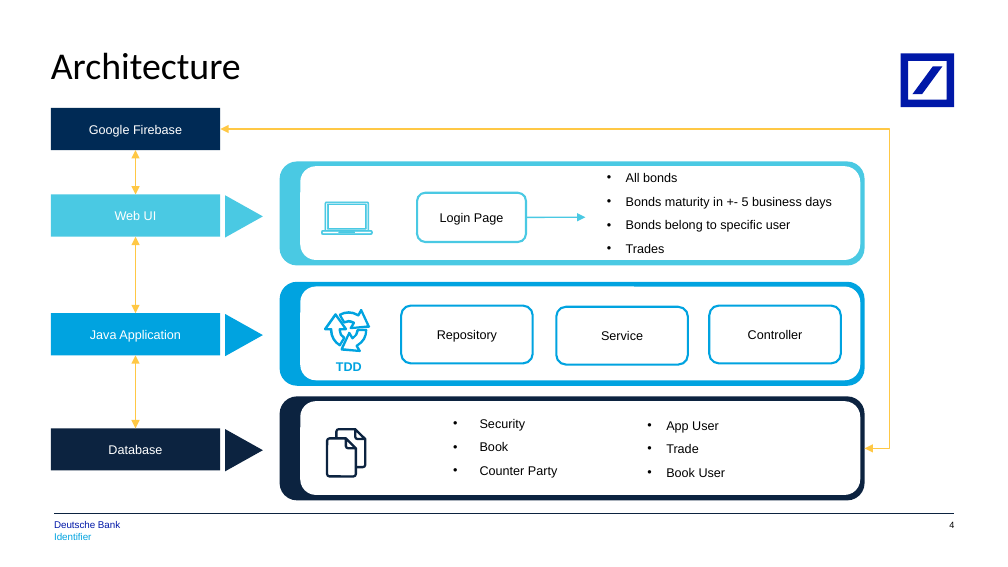
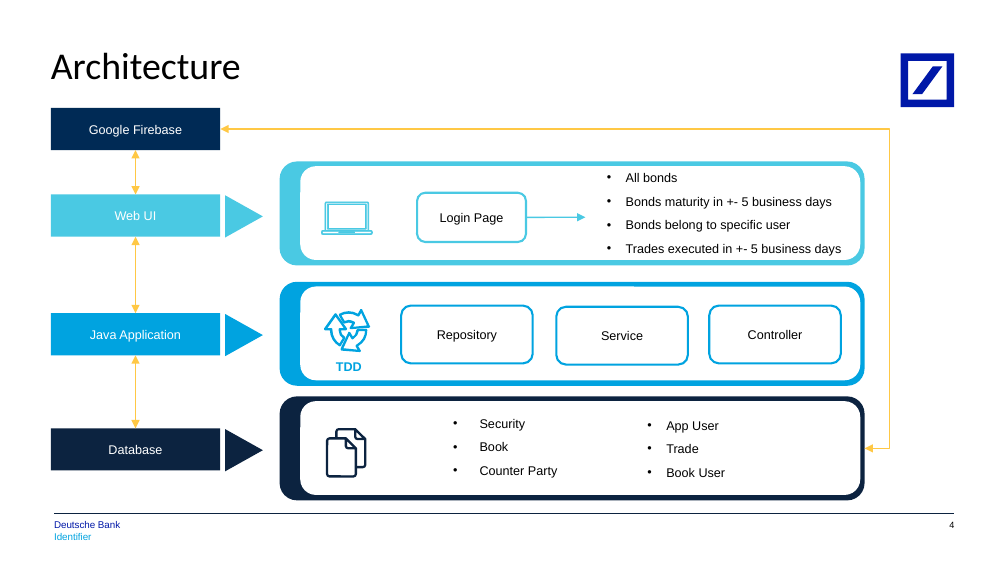
Before and after one commit to CalinPavel/arrakis_v3_team11, a slide deck: slide 5 of Team 11 presentation.pptx. Drawn at 1008x567 pixels with LibreOffice and Linux fonts; fonts in the diff are those of the drawing. Boxes give left, top, right and bottom in pixels: in the first picture for what was removed or moved away, otherwise in the second. Text is boxed around its words. In the diff, an @@ line names an element or a change of style, - is before the commit and + after.

```diff
--- a/Team 11 presentation.pptx
+++ b/Team 11 presentation.pptx
@@ text at (x1=626, y1=244, x2=842, y2=256): text changed @@
-      • Trades
+      • Trades executed in +- 5 business days
```
Also in this commit, not shown: 1 other slide changed.
